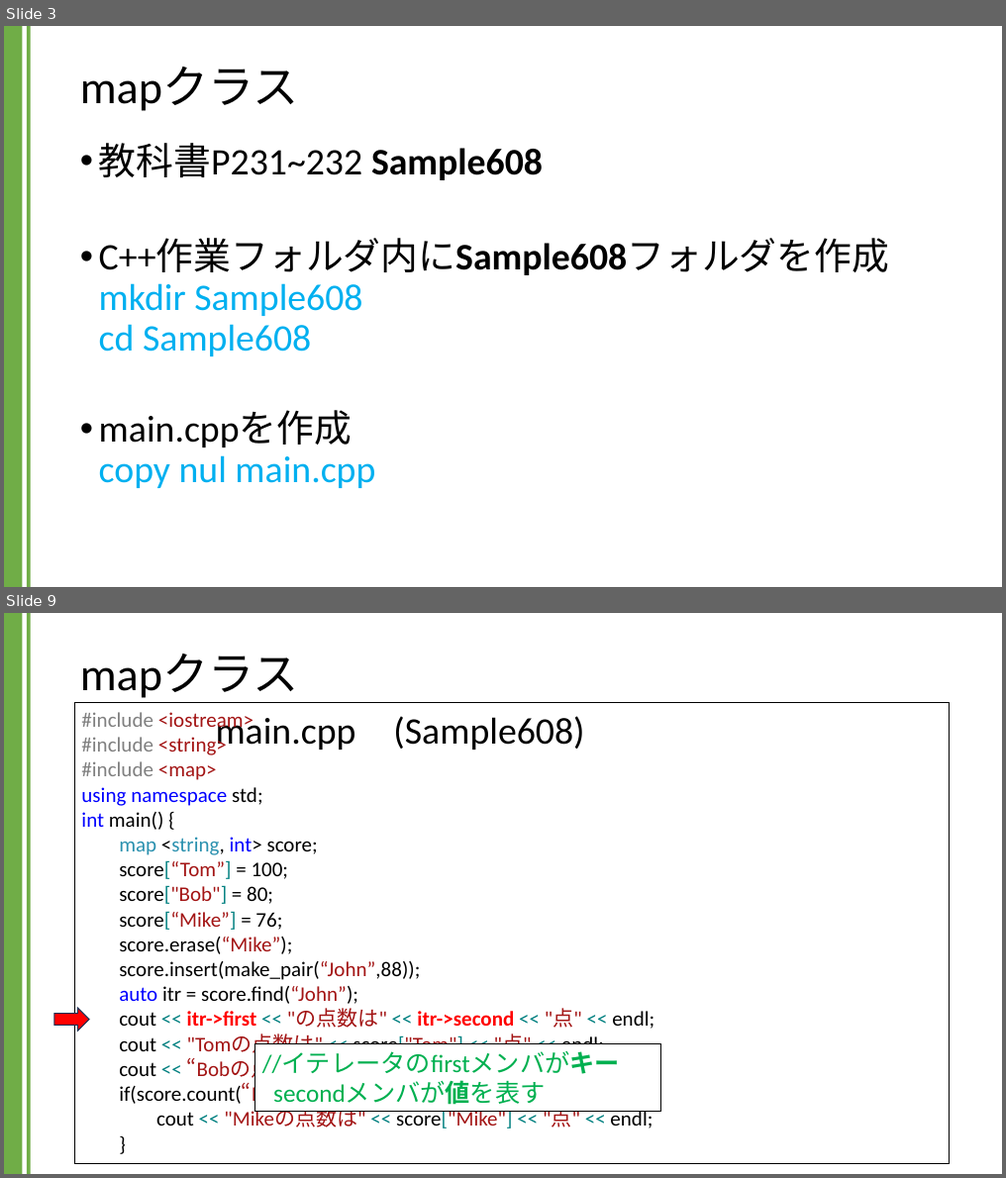
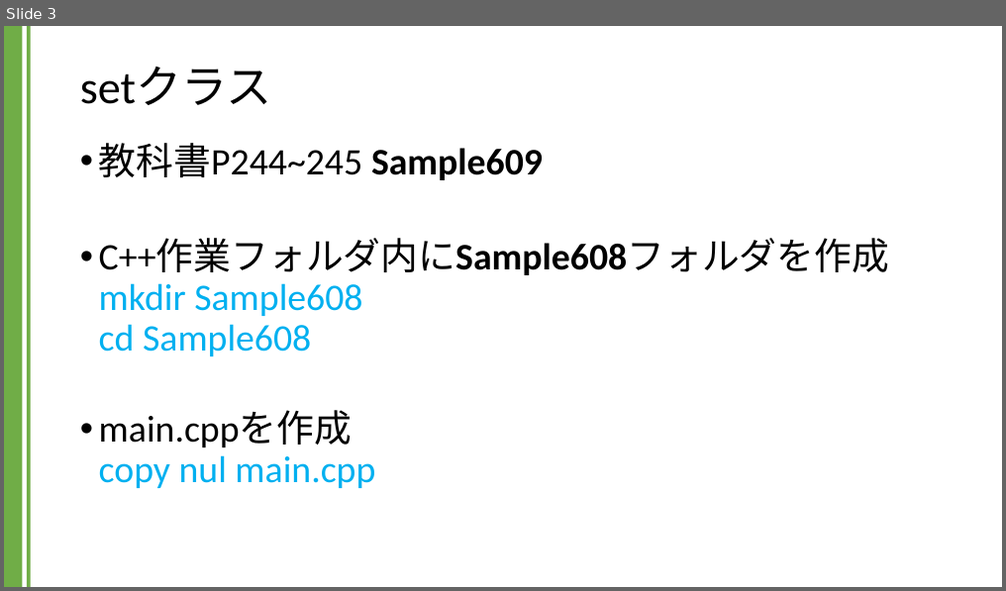
Before and after one commit to kic-murata/cpp2024, a slide deck: 授業資料/講義資料：Setクラス.pptx. Shown one above the other, each under a label of ours: slides 3 and 9 before the commit, slide 3 after it; the slides between them are not shown. The pictures are 1006x1178 and 1006x591 pixels, drawn with LibreOffice and Linux fonts; fonts in the diff are those of the drawing. Boxes give left, top, right and bottom in pixels: in the first picture for what was removed or moved away, otherwise in the second. Text is boxed around its words. In the diff, an @@ line names an element or a change of style, - is before the commit and + after.

```diff
--- a/授業資料/講義資料：Setクラス.pptx
+++ b/授業資料/講義資料：Setクラス.pptx
@@ slide 9 removed at [4,613,1002,1174], background #FFFFFF; not listed: 2 template elements that a slide beside it also shows @@
@@ title removed at [80,654,299,698] @@
-mapクラス
@@ rectangle removed at [74,703,949,1164] @@
-#include <iostream>
-#include <string>
-#include <map>
-using namespace std;
-int main() {
-map <string, int> score;
-score[“Tom”] = 100;
-score["Bob"] = 80;
-score[“Mike”] = 76;
-score.erase(“Mike”);
-score.insert(make_pair(“John”,88));
-auto itr = score.find(“John”);
-cout << itr->first << "の点数は" << itr->second << "点" << endl;
-cout << "Tomの点数は" << score["Tom"] << "点" << endl;
-cout << “Bobの点数は” << score[“Bob”] << “点” << endl;
-if(score.count(“Mike”) > 0) {
-cout << "Mikeの点数は" << score["Mike"] << "点" << endl;
-}
@@ text removed at [216,716,584,750] @@
-main.cpp (Sample608)
@@ right arrow removed at [54,1008,89,1032] @@
@@ rectangle removed at [254,1045,660,1112] @@
-//イテレータのfirstメンバがキー
-secondメンバが値を表す
@@ slide 3 changed as well @@
@@ title at [80,67,272,105]: text changed @@
-mapクラス
+setクラス
@@ text at [99,143,543,180]: text changed @@
-• 教科書P231~232 Sample608
+• 教科書P244~245 Sample609
```
Also in this commit, not shown: 6 other slides changed, 3 slides added, 2 other slides removed, 1 other file.
